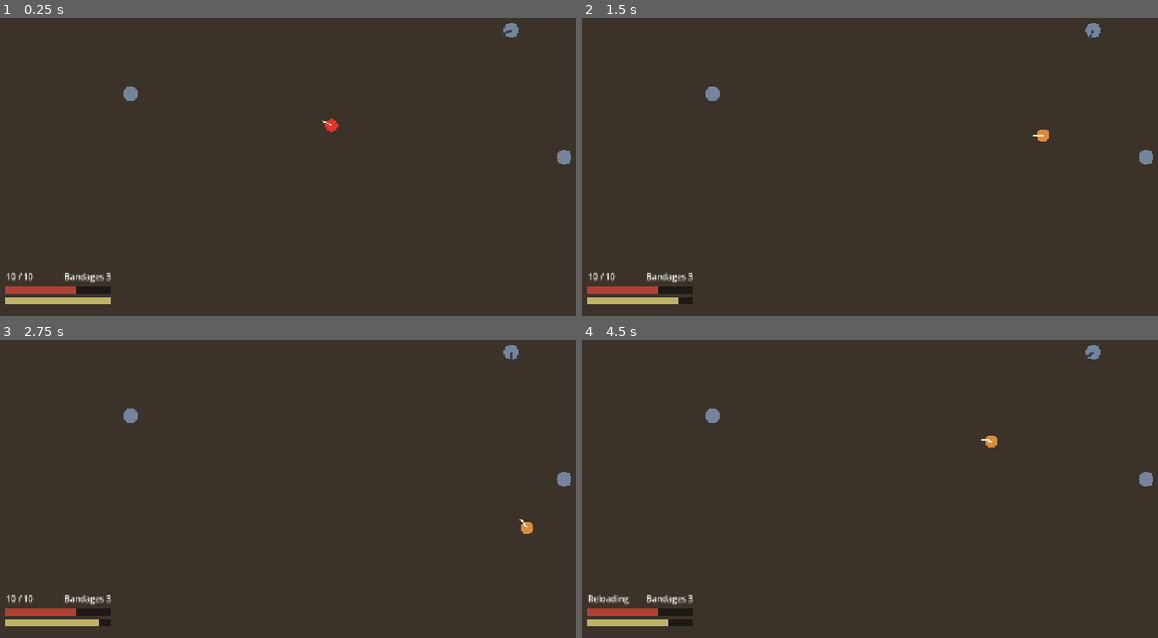
Above: before the commit, frames 1-4 (two rows, left to right).
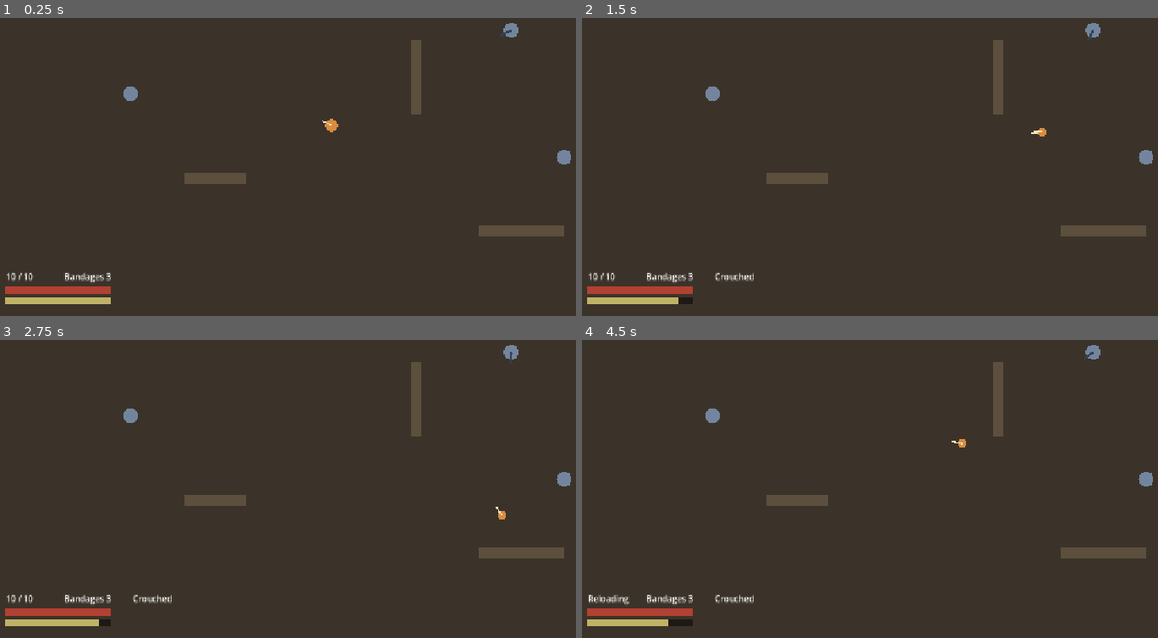
Above: after the commit, the same moments.

Repository: behrjoydroid/shell-shocked
Game: Godot game, scene res://world/main.tscn
The game is run twice, just before and just after one commit, with the same random seed, the same clock (stepped at 60 frames per second) and the same inputs.
Inputs (mouse positions are in pixels of both pictures, inside the frame that each line leads up to):
- Up to frame 1 (0.25 s): no input
- Up to frame 2 (1.5 s): tap Enter at 0.5 s; move the mouse to (1060, 107) at 0.52 s; hold D (move_right) 0.53-1.28 s; hold Shift (sprint) 0.53-1.28 s; tap C (crouch, bound only after the commit) at 0.8, 1.35 s; move the mouse to (777, 143) at 1.27 s; hold S (move_down) from 1.28 s (still down)
- Up to frame 3 (2.75 s): tap Shift (sprint) at 1.55 s; move the mouse to (397, 363) at 2.02 s; release S (move_down) at 2.03 s; hold D (move_right) from 2.03 s (still down); tap B (bandage) at 2.1 s; tap C (crouch, bound only after the commit) at 2.3 s
- Up to frame 4 (4.5 s): tap Space at 2.75 s; move the mouse to (881, 524) at 2.77 s; release D (move_right) at 2.78 s; hold W (move_up) 2.78-3.53 s; click (881, 524) at 2.85 s; tap Shift (sprint) at 3.05 s; move the mouse to (1117, 503) at 3.52 s; hold Shift (sprint) 3.53-4.28 s; hold A (move_left) from 3.53 s (still down); tap C (crouch, bound only after the commit) at 3.8, 4.35 s; tap R (reload) at 4.15 s; move the mouse to (708, 390) at 4.27 s

The runs differ from the first frame. In frame 1, 1.6% of the frame differs, in the area x 13-98%, y 7-93%; in frame 2, 1.7%; in frame 3, 1.8%, in the area x 13-98%, y 3-93%; in frame 4, 1.8%.

Commit message:
Add walls that stop bullets and soldiers, and crouching
M1 item 4. Three walls give the range some cover. Crouching is a toggle,
slower to walk in, and gives each bullet a chance to pass overhead. A bullet
rolls once per target and flies on, so it can still hit whatever is behind.

Co-Authored-By: Claude Opus 5.5 <noreply@anthropic.com>

Diff:
--- a/data/soldier.json
+++ b/data/soldier.json
@@ -1,6 +1,8 @@
 {
 	"walk_speed": 200.0,
 	"sprint_speed": 320.0,
+	"crouch_speed": 90.0,
+	"crouch_hit_chance": 0.5,
 	"acceleration": 1600.0,
 	"stamina_max": 100.0,
 	"stamina_drain_per_sec": 20.0,
--- a/project.godot
+++ b/project.godot
@@ -94,6 +94,12 @@
 , Object(InputEventJoypadButton,"resource_local_to_scene":false,"resource_name":"","device":-1,"button_index":3,"pressure":0.0,"pressed":false,"script":null)
 ]
 }
+crouch={
+"deadzone": 0.5,
+"events": [Object(InputEventKey,"resource_local_to_scene":false,"resource_name":"","device":-1,"window_id":0,"alt_pressed":false,"shift_pressed":false,"ctrl_pressed":false,"meta_pressed":false,"pressed":false,"keycode":0,"physical_keycode":67,"key_label":0,"unicode":0,"location":0,"echo":false,"script":null)
+, Object(InputEventJoypadButton,"resource_local_to_scene":false,"resource_name":"","device":-1,"button_index":1,"pressure":0.0,"pressed":false,"script":null)
+]
+}
 
 [rendering]
 
--- a/ui/hud/hud.gd
+++ b/ui/hud/hud.gd
@@ -13,6 +13,7 @@
 @onready var _health_fill: ColorRect = $HealthBack/HealthFill
 @onready var _bandages: Label = $BandageLabel
 @onready var _status: Label = $StatusLabel
+@onready var _stance: Label = $StanceLabel
 
 
 func _ready() -> void:
@@ -26,6 +27,7 @@
 	_fill.color = EXHAUSTED_COLOR if soldier.exhausted else STAMINA_COLOR
 	_health_fill.size.x = _health_back.size.x * soldier.health / soldier.health_max
 	_bandages.text = "Bandaging" if soldier.bandaging else "Bandages %d" % soldier.bandages
+	_stance.text = "Crouched" if soldier.crouching else ""
 	_status.text = "" if soldier.alive else "You died. Respawning in %d" % ceili(soldier.respawn_left)
 	var weapon: Node = soldier.weapon
 	if weapon.reloading:
--- a/ui/hud/hud.tscn
+++ b/ui/hud/hud.tscn
@@ -44,6 +44,12 @@
 offset_right = 264.0
 offset_bottom = 660.0
 
+[node name="StanceLabel" type="Label" parent="."]
+offset_left = 264.0
+offset_top = 634.0
+offset_right = 374.0
+offset_bottom = 660.0
+
 [node name="StatusLabel" type="Label" parent="."]
 offset_top = 300.0
 offset_right = 1280.0
--- a/world/bullets/bullet.gd
+++ b/world/bullets/bullet.gd
@@ -25,9 +25,16 @@
 func _physics_process(delta: float) -> void:
 	var step := minf(_speed * delta, _range_left)
 	var next := global_position + Vector2.from_angle(rotation) * step
-	var query := PhysicsRayQueryParameters2D.create(global_position, next, ALL_LAYERS, _exclude)
-	var hit := get_world_2d().direct_space_state.intersect_ray(query)
-	if hit:
+	while true:
+		var query := PhysicsRayQueryParameters2D.create(global_position, next, ALL_LAYERS, _exclude)
+		var hit := get_world_2d().direct_space_state.intersect_ray(query)
+		if hit.is_empty():
+			break
+		# A target that dodges gets one roll per bullet, which then flies on past it
+		# and can still hit whatever is behind.
+		if hit.collider.has_method("dodges_shot") and hit.collider.dodges_shot():
+			_exclude.append(hit.rid)
+			continue
 		if hit.collider.has_method("take_hit"):
 			hit.collider.take_hit(_damage)
 		queue_free()
--- a/world/main.tscn
+++ b/world/main.tscn
@@ -1,9 +1,10 @@
-[gd_scene load_steps=5 format=3]
+[gd_scene load_steps=6 format=3]
 
 [ext_resource type="PackedScene" path="res://world/soldier/soldier.tscn" id="1_soldier"]
 [ext_resource type="PackedScene" path="res://ui/hud/hud.tscn" id="2_hud"]
 [ext_resource type="PackedScene" path="res://world/structures/dummy.tscn" id="3_dummy"]
 [ext_resource type="PackedScene" path="res://world/structures/firing_dummy.tscn" id="4_firing_dummy"]
+[ext_resource type="PackedScene" path="res://world/structures/wall.tscn" id="5_wall"]
 
 [node name="Main" type="Node2D"]
 
@@ -23,5 +24,17 @@
 [node name="DummyWest" parent="." instance=ExtResource("3_dummy")]
 position = Vector2(260, 300)
 
+[node name="WallNorth" parent="." instance=ExtResource("5_wall")]
+position = Vector2(800, 270)
+size = Vector2(20, 140)
+
+[node name="WallSouthEast" parent="." instance=ExtResource("5_wall")]
+position = Vector2(1000, 560)
+size = Vector2(160, 20)
+
+[node name="WallSouthWest" parent="." instance=ExtResource("5_wall")]
+position = Vector2(420, 460)
+size = Vector2(120, 20)
+
 [node name="Hud" parent="." node_paths=PackedStringArray("soldier") instance=ExtResource("2_hud")]
 soldier = NodePath("../Soldier")
--- a/world/soldier/soldier.gd
+++ b/world/soldier/soldier.gd
@@ -8,6 +8,7 @@
 const FACING_COLOR := Color(0.95, 0.9, 0.75)
 const HURT_COLOR := Color(0.9, 0.2, 0.15)
 const HURT_FLASH_TIME := 0.12
+const CROUCH_DRAW_SCALE := 0.7
 
 var stamina: float
 var stamina_max: float
@@ -20,6 +21,7 @@
 var bandaging := false
 var alive := true
 var respawn_left := 0.0
+var crouching := false
 
 @onready var weapon: Node = $Weapon
 @onready var _collision: CollisionShape2D = $Collision
@@ -30,6 +32,8 @@
 var _bandage_left := 0.0
 var _respawn_delay: float
 var _hurt_flash_left := 0.0
+var _crouch_speed: float
+var _crouch_hit_chance: float
 var _walk_speed: float
 var _sprint_speed: float
 var _acceleration: float
@@ -45,6 +49,8 @@
 	var stats: Dictionary = (load(STATS_PATH) as JSON).data
 	_walk_speed = stats.walk_speed
 	_sprint_speed = stats.sprint_speed
+	_crouch_speed = stats.crouch_speed
+	_crouch_hit_chance = stats.crouch_hit_chance
 	_acceleration = stats.acceleration
 	stamina_max = stats.stamina_max
 	_stamina_drain = stats.stamina_drain_per_sec
@@ -88,9 +94,13 @@
 		weapon.reload()
 	var move := Input.get_vector("move_left", "move_right", "move_up", "move_down")
 	_update_bandage(delta, firing or reloading or move != Vector2.ZERO)
+	if Input.is_action_just_pressed("crouch"):
+		_set_crouching(not crouching)
 	var sprinting := Input.is_action_pressed("sprint") and move != Vector2.ZERO and not exhausted
-	var target := move * (_sprint_speed if sprinting else _walk_speed)
-	velocity = velocity.move_toward(target, _acceleration * delta)
+	if sprinting:
+		_set_crouching(false)
+	var speed := _sprint_speed if sprinting else _crouch_speed if crouching else _walk_speed
+	velocity = velocity.move_toward(move * speed, _acceleration * delta)
 	move_and_slide()
 	# No camera yet, so stay on screen.
 	var margin := Vector2.ONE * RADIUS
@@ -141,6 +151,18 @@
 			health = minf(health + _bandage_heal, health_max)
 
 
+func _set_crouching(value: bool) -> void:
+	if crouching != value:
+		crouching = value
+		queue_redraw()
+
+
+# Asked by a bullet about to hit. From above, crouching can't be a smaller target
+# by height, so it's a chance for each bullet to pass overhead.
+func dodges_shot() -> bool:
+	return crouching and randf() >= _crouch_hit_chance
+
+
 func take_hit(damage: float) -> void:
 	if not alive:
 		return
@@ -170,9 +192,11 @@
 	exhausted = false
 	_regen_wait = 0.0
 	bandages = _bandages_carried
+	_set_crouching(false)
 	weapon.refill()
 
 
 func _draw() -> void:
-	draw_circle(Vector2.ZERO, RADIUS, HURT_COLOR if _hurt_flash_left > 0.0 else COLOR)
+	var radius := RADIUS * CROUCH_DRAW_SCALE if crouching else RADIUS
+	draw_circle(Vector2.ZERO, radius, HURT_COLOR if _hurt_flash_left > 0.0 else COLOR)
 	draw_line(Vector2.ZERO, Vector2(RADIUS + 8.0, 0.0), FACING_COLOR, 3.0)
--- /dev/null
+++ b/world/structures/wall.gd
@@ -0,0 +1,16 @@
+# Solid cover: stops soldiers and bullets. Each wall sets its own size in the scene.
+extends StaticBody2D
+
+const COLOR := Color(0.36, 0.31, 0.24)
+
+@export var size := Vector2(20, 120)
+
+
+func _ready() -> void:
+	var shape := RectangleShape2D.new()
+	shape.size = size
+	$Collision.shape = shape
+
+
+func _draw() -> void:
+	draw_rect(Rect2(-size / 2.0, size), COLOR)
--- /dev/null
+++ b/world/structures/wall.tscn
@@ -0,0 +1,8 @@
+[gd_scene load_steps=2 format=3]
+
+[ext_resource type="Script" path="res://world/structures/wall.gd" id="1_wall"]
+
+[node name="Wall" type="StaticBody2D"]
+script = ExtResource("1_wall")
+
+[node name="Collision" type="CollisionShape2D" parent="."]
Not shown, added: world/structures/wall.gd.uid
Not shown, changed: LOG.md
Not shown, changed: MILESTONES.md
